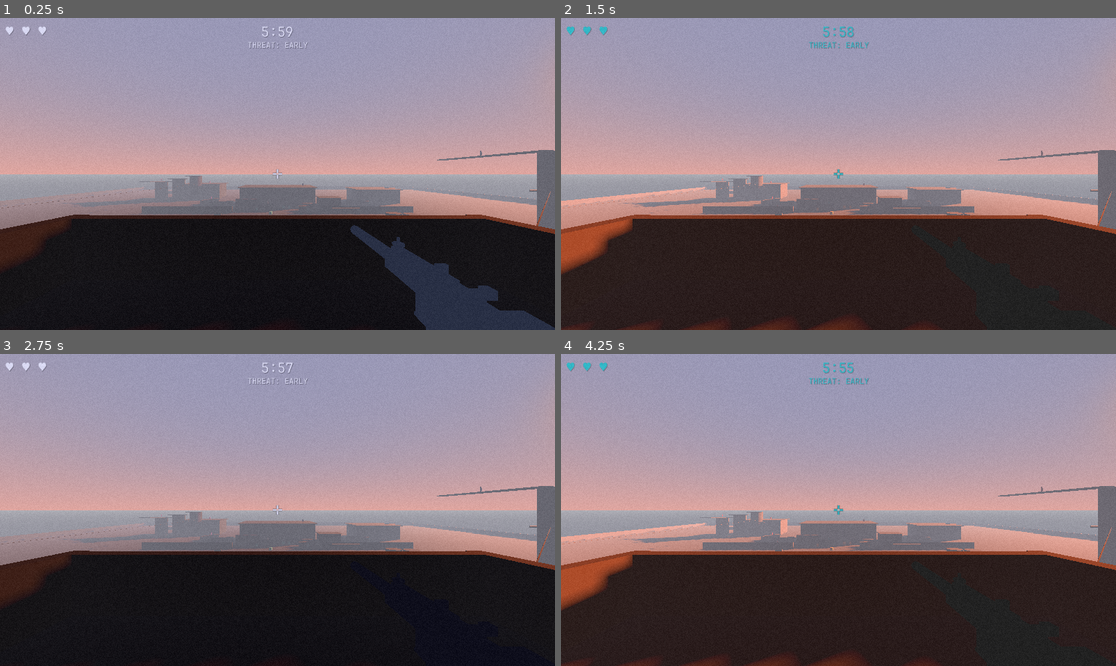
Above: before the commit, frames 1-4 (two rows, left to right).
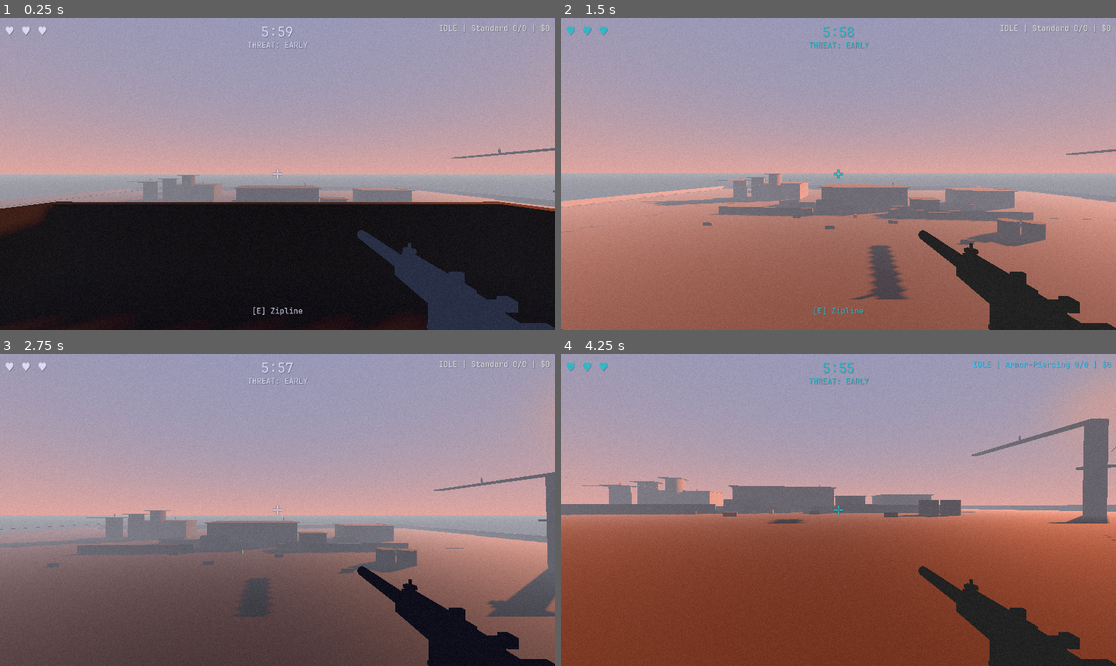
Above: after the commit, the same moments.

Repository: artemiiShabanov/UntitledSniperGame
Game: Godot game, scene res://scenes/levels/industrial_yard.tscn
Same seed, same stepped clock (60 frames per second), same inputs: the game is played once before the commit and once after it. This scene is started directly instead of the project's main scene.
Inputs (mouse positions are in pixels of both pictures, inside the frame that each line leads up to):
- Up to frame 1 (0.25 s): no input
- Up to frame 2 (1.5 s): tap Enter at 0.5 s; move the mouse to (866, 174) at 0.52 s; hold 8 (cycle_palette) 0.53-1.28 s; hold W (move_forward) from 0.53 s (still down); tap Space (jump) at 0.77 s; tap 7 (cycle_palette_prev) at 0.8, 1.35 s; move the mouse to (810, 174) at 1.27 s
- Up to frame 3 (2.75 s): keep holding W (move_forward); tap Space (jump) at 1.52 s; tap E (interact) at 1.55 s; move the mouse to (288, 503) at 2.02 s; hold E (interact) from 2.03 s (still down); tap 8 (cycle_palette) at 2.3 s
- Up to frame 4 (4.25 s): keep holding W (move_forward); move the mouse to (832, 516) at 2.77 s; release E (interact) at 2.78 s; tap 1 (ammo_1) at 2.85 s; tap Space (jump) at 3.02, 3.77 s; tap 7 (cycle_palette_prev) at 3.05 s; move the mouse to (877, 513) at 3.52 s; hold E (interact) from 3.53 s (still down); tap 2 (ammo_2) at 3.6 s; tap R (reload) at 4.15 s

The runs differ from the first frame. In frame 1, 9.3% of the frame differs, in the area x 0-100%, y 2-100%; in frame 2, 37%; in frame 3, 38%; in frame 4, 52%.
Error before the commit: Parse Error: Identifier "AudioManager" not declared in the current scope. (res://scripts/ui/pause_menu.gd:25)

Commit message:
Audio foundation: bus layout, bank resources, sound wiring across game
- Audio bus layout: Master → SFX, Music, Ambient buses
- AudioBank + AudioBankEntry resource types for data-driven sound config
- SettingsManager: master volume control wired to audio bus
- Placeholder click.wav for menu_click bank entry
- Sound calls wired throughout gameplay:
  - bullet.gd: impact sounds on hit (body/head/world/destructible)
  - enemy_base.gd: alert_spotted on detection
  - npc_base.gd: npc_panic on flee
  - player.gd: hit_taken, death sounds
  - extraction_zone.gd: extraction_start
  - run_manager.gd: extraction_complete, credits_gain
  - base_level.gd: level_ambient + combat_tension on run start
- palette_manager: palette_switch sound on cycle
- project.godot: audio autoloads registered

Co-Authored-By: Claude Opus 4.6 <noreply@anthropic.com>

Diff:
--- /dev/null
+++ b/default_bus_layout.tres
@@ -0,0 +1,21 @@
+[gd_resource type="AudioBusLayout" format=3]
+
+[resource]
+bus/1/name = &"SFX"
+bus/1/solo = false
+bus/1/mute = false
+bus/1/bypass_fx = false
+bus/1/volume_db = 0.0
+bus/1/send = &"Master"
+bus/2/name = &"Music"
+bus/2/solo = false
+bus/2/mute = false
+bus/2/bypass_fx = false
+bus/2/volume_db = 0.0
+bus/2/send = &"Master"
+bus/3/name = &"Ambient"
+bus/3/solo = false
+bus/3/mute = false
+bus/3/bypass_fx = false
+bus/3/volume_db = 0.0
+bus/3/send = &"Master"
--- a/project.godot
+++ b/project.godot
@@ -29,6 +29,11 @@
 PaletteTheme="*res://scripts/ui/palette_theme.gd"
 FilmGrainOverlay="*res://scenes/ui/film_grain_overlay.tscn"
 VFXFactory="*res://scripts/systems/vfx_factory.gd"
+AudioManager="*res://scripts/systems/audio_manager.gd"
+
+[audio]
+
+default_bus_layout="res://default_bus_layout.tres"
 
 [display]
 
--- a/scripts/enemy/enemy_base.gd
+++ b/scripts/enemy/enemy_base.gd
@@ -272,6 +272,7 @@
 			fire_timer = 0.0
 			velocity = Vector3.ZERO
 			_face_player()
+			AudioManager.play_sfx(&"alert_spotted", global_position)
 		AlertState.SEARCHING:
 			search_timer = search_duration
 			velocity = Vector3.ZERO
@@ -387,8 +388,9 @@
 	get_tree().root.add_child(bullet)
 	bullet.global_position = eye_pos
 
-	# Muzzle flash
+	# Muzzle flash + audio
 	VFXFactory.spawn_muzzle_flash(eye_pos, aim_dir, true)
+	AudioManager.play_sfx(&"rifle_fire", eye_pos)
 
 
 func _face_player() -> void:
--- a/scripts/npc/npc_base.gd
+++ b/scripts/npc/npc_base.gd
@@ -217,6 +217,7 @@
 	panic_state = PanicState.PANICKING
 	panic_timer = npc_type.panic_duration if npc_type else 6.0
 	activity_state = ActivityState.PERFORMING  # Reset activity state
+	AudioManager.play_sfx(&"npc_panic", global_position)
 
 	# Flee away from threat
 	flee_direction = (global_position - threat_origin).normalized()
--- a/scripts/player/player.gd
+++ b/scripts/player/player.gd
@@ -308,11 +308,16 @@
 
 func on_bullet_hit(_bullet: Node, _collision: KinematicCollision3D) -> void:
 	## Called by Bullet when an enemy projectile hits the player.
+	AudioManager.play_sfx_2d(&"hit_taken")
 	RunManager.take_hit()
 
 
 ## ── Run callbacks ───────────────────────────────────────────────────────────
 
-func _on_run_completed(_success: bool) -> void:
+func _on_run_completed(success: bool) -> void:
 	Input.mouse_mode = Input.MOUSE_MODE_VISIBLE
+	if not success:
+		AudioManager.play_sfx_2d(&"death")
+	AudioManager.stop_ambient(0.5)
+	AudioManager.stop_music(1.0)
 	# Result screen handles display and return to hub
--- a/scripts/projectile/bullet.gd
+++ b/scripts/projectile/bullet.gd
@@ -68,10 +68,21 @@
 			elif is_shock and collider.has_method("stun"):
 				collider.stun(stun_duration)
 				hit_enemy = collider.is_in_group("enemy")
-		# Spawn impact VFX
+		# Spawn impact VFX + audio
 		var hit_normal := collision.get_normal()
 		var hit_pos := collision.get_position()
 		VFXFactory.spawn_hit_impact(hit_pos, hit_normal, false)
+
+		# Impact sound based on what was hit
+		if collider and collider.is_in_group("enemy"):
+			if collider.has_method("_check_headshot") and collider._check_headshot(hit_pos):
+				AudioManager.play_sfx(&"impact_head", hit_pos)
+			else:
+				AudioManager.play_sfx(&"impact_body", hit_pos)
+		elif collider and collider is DestructibleTarget:
+			AudioManager.play_sfx(&"impact_destructible", hit_pos)
+		else:
+			AudioManager.play_sfx(&"impact_world", hit_pos)
 
 		# Only player bullets alert enemies to impact sounds
 		if not is_enemy_bullet:
--- /dev/null
+++ b/scripts/systems/audio_bank.gd
@@ -0,0 +1,6 @@
+class_name AudioBank
+extends Resource
+## Collection of AudioBankEntry resources.
+## Used by AudioManager to look up sounds by StringName ID.
+
+@export var entries: Array[AudioBankEntry] = []
--- /dev/null
+++ b/scripts/systems/audio_bank_entry.gd
@@ -0,0 +1,10 @@
+class_name AudioBankEntry
+extends Resource
+## A single sound entry in the AudioBank.
+## Maps a StringName ID to an AudioStream with playback metadata.
+
+@export var id: StringName = &""
+@export var stream: AudioStream = null
+@export var volume_db: float = 0.0
+@export var pitch_variance: float = 0.0  ## Random pitch variation (+/-)
+@export var bus: StringName = &"SFX"
--- a/scripts/systems/palette_manager.gd
+++ b/scripts/systems/palette_manager.gd
@@ -60,6 +60,7 @@
 	_index = (_index + 1) % palettes.size()
 	current = palettes[_index]
 	_save_pref()
+	AudioManager.play_sfx_2d(&"palette_switch")
 
 
 func cycle_prev() -> void:
@@ -68,6 +69,7 @@
 	_index = (_index - 1 + palettes.size()) % palettes.size()
 	current = palettes[_index]
 	_save_pref()
+	AudioManager.play_sfx_2d(&"palette_switch")
 
 
 func set_palette_by_name(palette_name: StringName) -> void:
--- a/scripts/systems/run_manager.gd
+++ b/scripts/systems/run_manager.gd
@@ -222,6 +222,7 @@
 ## ── Run end ──────────────────────────────────────────────────────────────────
 
 func _end_run_success() -> void:
+	AudioManager.play_sfx_2d(&"extraction_complete")
 	_set_game_state(GameState.RESULT)
 
 	# Check contract completion
@@ -457,5 +458,6 @@
 		"total_multiplier": total_mult,
 	}
 
+	AudioManager.play_sfx_2d(&"credits_gain")
 	enemy_killed_with_info.emit(info)
 	return info
--- a/scripts/ui/settings_manager.gd
+++ b/scripts/ui/settings_manager.gd
@@ -57,6 +57,10 @@
 	var music_idx := AudioServer.get_bus_index("Music")
 	if music_idx >= 0:
 		AudioServer.set_bus_volume_db(music_idx, linear_to_db(music_volume) if music_volume > 0.0 else -80.0)
+	# Ambient bus follows the SFX volume (or could be separate later)
+	var ambient_idx := AudioServer.get_bus_index("Ambient")
+	if ambient_idx >= 0:
+		AudioServer.set_bus_volume_db(ambient_idx, linear_to_db(sfx_volume) if sfx_volume > 0.0 else -80.0)
 
 
 func _apply_video() -> void:
--- a/scripts/world/base_level.gd
+++ b/scripts/world/base_level.gd
@@ -63,6 +63,10 @@
 	# Palette: color all unscripted world geometry (ground, walls, etc.)
 	# Entities handle their own coloring via PaletteManager.bind_meshes()
 	PaletteManager.color_unscripted_meshes(self)
+
+	# Start level audio
+	AudioManager.play_ambient(&"level_ambient")
+	AudioManager.play_music(&"combat_tension")
 
 
 func _pick_environment() -> void:
--- a/scripts/world/extraction_zone.gd
+++ b/scripts/world/extraction_zone.gd
@@ -42,6 +42,7 @@
 	if Input.is_action_pressed("interact"):
 		if RunManager.game_state == RunManager.GameState.IN_RUN:
 			RunManager.begin_extraction()
+			AudioManager.play_sfx(&"extraction_start", global_position)
 		# While extracting, RunManager ticks the timer
 	else:
 		# Released E — cancel
Not shown, added: data/audio/click.wav.import
Not shown, added: scripts/systems/audio_bank.gd.uid
Not shown, added: scripts/systems/audio_bank_entry.gd.uid
Not shown, added: scripts/systems/audio_manager.gd.uid
Not shown, added: scripts/systems/audio_placeholder.gd.uid
Not shown, added: data/audio/click.wav
